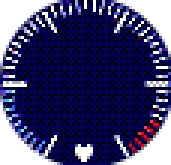
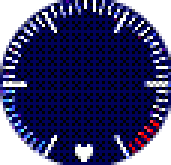
Layers edited between the first and the second 171 x 165 image:
painted on "Original" over box(27, 9, 126, 138)
